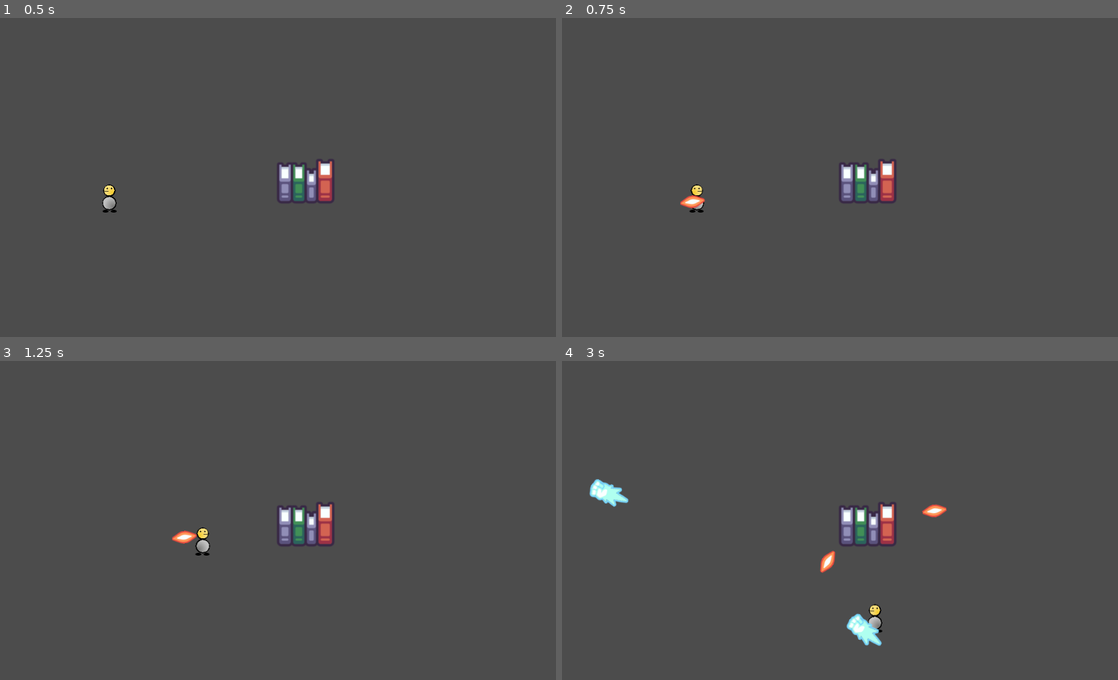
Above: before the commit, frames 1-4 (two rows, left to right).
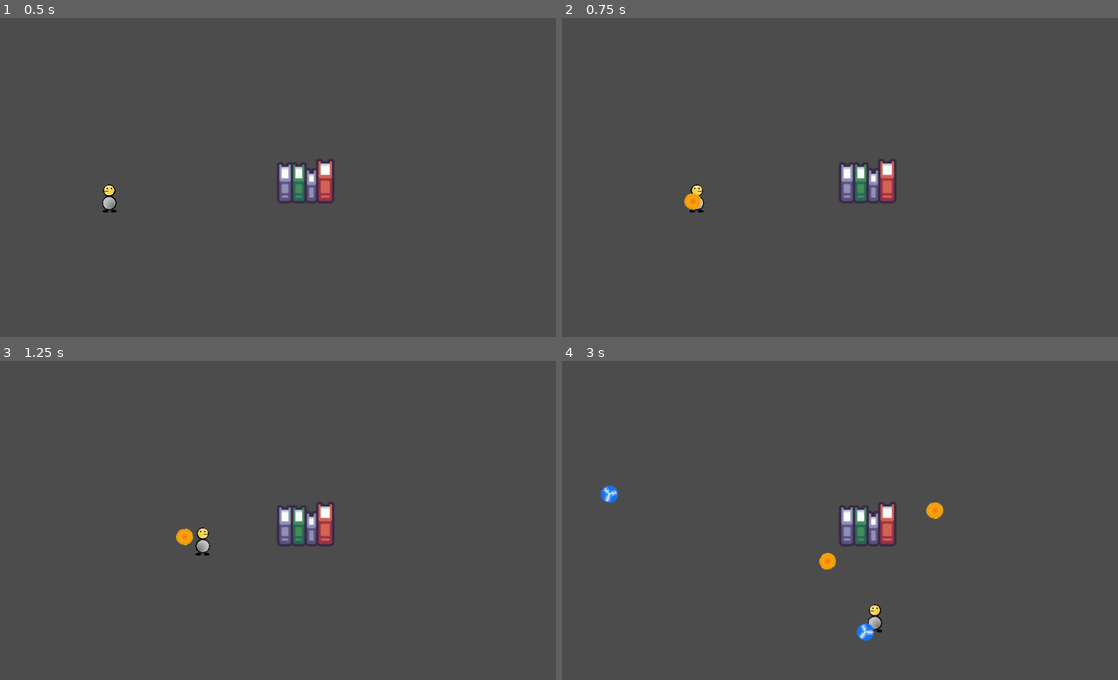
Above: after the commit, the same moments.

Repository: NPGodotEngine/Hack_And_Slash
Game: Godot game, scene res://Levels/TestLevel.tscn
Two runs of this game, one before a commit and one after it. Both use one fixed random seed, a clock stepped at 60 frames per second and the inputs below. The project has no main scene, so this scene is started directly.
Inputs (mouse positions are in pixels of both pictures, inside the frame that each line leads up to):
- Up to frame 1 (0.5 s): no input
- Up to frame 2 (0.75 s): tap Enter at 0.5 s; move the mouse to (962, 164) at 0.52 s; press the mouse at (962, 164) at 0.53 s; hold D (move_right) from 0.53 s (still down)
- Up to frame 3 (1.25 s): keep holding D (move_right)
- Up to frame 4 (3 s): move the mouse to (728, 539) at 1.27 s; release D (move_right) at 1.28 s; release the mouse at (728, 539) at 1.28 s; hold S (move_down) 1.28-2.03 s; right-click (728, 539) at 1.35 s; move the mouse to (895, 453) at 2.02 s; press the mouse at (895, 453) at 2.03 s; hold D (move_right) 2.03-2.78 s; move the mouse to (812, 587) at 2.77 s; release the mouse at (812, 587) at 2.78 s; hold W (move_up) from 2.78 s (still down); right-click (812, 587) at 2.85 s

Frame 1 is identical in both runs. In frame 2, 0.2% of the frame differs, in the area x 21-26%, y 54-61%; in frame 3, 0.2%; in frame 4, 1.0%, in the area x 4-70%, y 37-90%.

Commit message:
fire ball, ice ball skin

Diff:
--- a/Bullets/FireBullet/FireBullet.tscn
+++ b/Bullets/FireBullet/FireBullet.tscn
@@ -1,13 +1,12 @@
 [gd_scene load_steps=4 format=2]
 
 [ext_resource path="res://Bullets/Bullet.gd" type="Script" id=1]
-[ext_resource path="res://Bullets/FireBullet/fire.png" type="Texture" id=2]
+[ext_resource path="res://Assets/Fire_ball.png" type="Texture" id=2]
 
 [sub_resource type="CircleShape2D" id=1]
 radius = 12.0
 
 [node name="FireBullet" type="Area2D"]
-position = Vector2( 85, 318 )
 script = ExtResource( 1 )
 
 [node name="Skin" type="Sprite" parent="."]
--- a/Bullets/IceBullet/IceBullet.tscn
+++ b/Bullets/IceBullet/IceBullet.tscn
@@ -1,11 +1,9 @@
-[gd_scene load_steps=4 format=2]
+[gd_scene load_steps=3 format=2]
 
 [ext_resource path="res://Bullets/FireBullet/FireBullet.tscn" type="PackedScene" id=1]
-[ext_resource path="res://Bullets/IceBullet/ice.png" type="Texture" id=2]
-[ext_resource path="res://Bullets/Bullet.gd" type="Script" id=3]
+[ext_resource path="res://Assets/Icel_ball.png" type="Texture" id=2]
 
 [node name="IceBullet" instance=ExtResource( 1 )]
-script = ExtResource( 3 )
 
 [node name="Skin" parent="." index="0"]
 texture = ExtResource( 2 )
--- a/Skills/FireSkill/FireSkill.tscn
+++ b/Skills/FireSkill/FireSkill.tscn
@@ -1,6 +1,6 @@
 [gd_scene load_steps=4 format=2]
 
-[ext_resource path="res://Bullets/FireBullet/fire.png" type="Texture" id=1]
+[ext_resource path="res://Assets/Fire_ball.png" type="Texture" id=1]
 [ext_resource path="res://Skills/ProjectileSkill.gd" type="Script" id=2]
 [ext_resource path="res://Bullets/FireBullet/FireBullet.tscn" type="PackedScene" id=3]
 
--- a/Skills/IceSkill/IceSkill.tscn
+++ b/Skills/IceSkill/IceSkill.tscn
@@ -2,7 +2,7 @@
 
 [ext_resource path="res://Bullets/IceBullet/IceBullet.tscn" type="PackedScene" id=1]
 [ext_resource path="res://Skills/FireSkill/FireSkill.tscn" type="PackedScene" id=2]
-[ext_resource path="res://Bullets/IceBullet/ice.png" type="Texture" id=3]
+[ext_resource path="res://Assets/Icel_ball.png" type="Texture" id=3]
 
 [node name="IceSkill" instance=ExtResource( 2 )]
 projectile = ExtResource( 1 )
Binary file added: Assets/Fire_ball.png
Not shown, added: Assets/Fire_ball.png.import
Binary file added: Assets/Icel_ball.png
Not shown, added: Assets/Icel_ball.png.import
Not shown, added: Assets/Fire_ball.xcf
Not shown, added: Assets/Icel_ball.xcf
